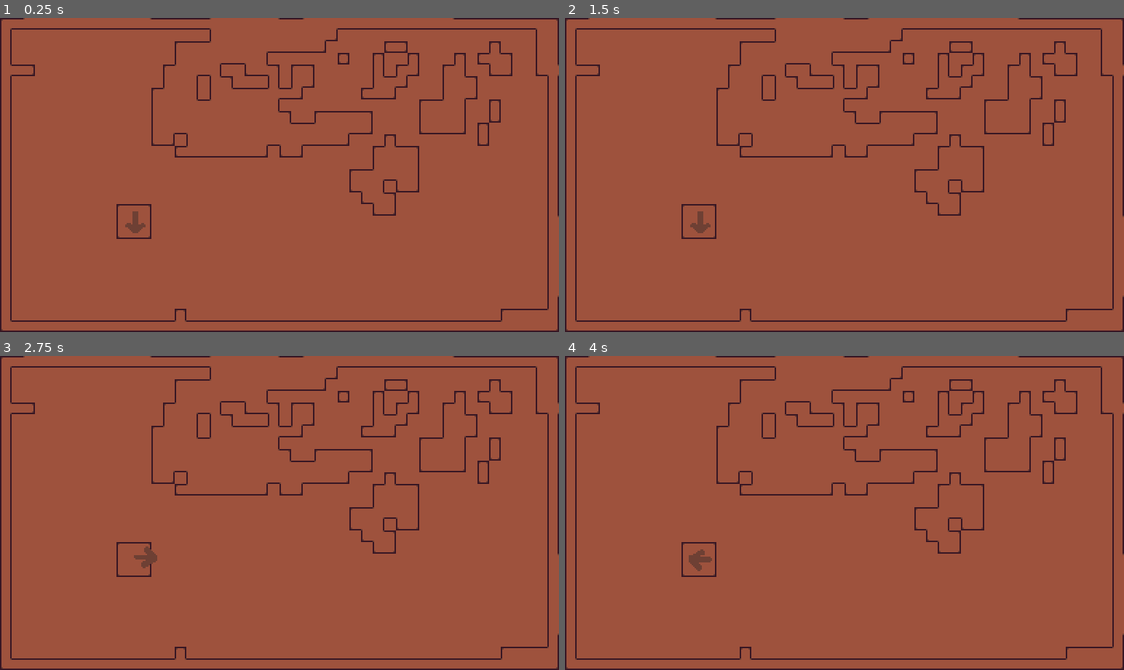
Above: before the commit, frames 1-4 (two rows, left to right).
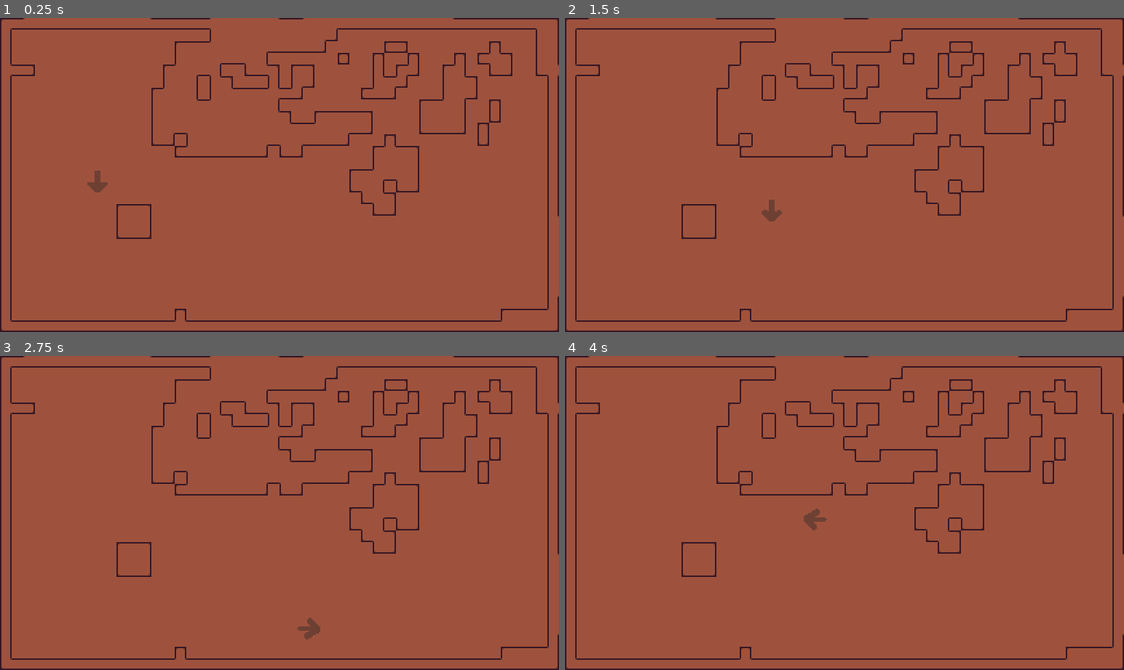
Above: after the commit, the same moments.

Repository: regular-space/milk_switch
Game: Godot game, scene res://scenes/example_level.tscn
The game is run twice, just before and just after one commit, with the same random seed, the same clock (stepped at 60 frames per second) and the same inputs.
Inputs:
- Up to frame 1 (0.25 s): no input
- Up to frame 2 (1.5 s): tap Enter at 0.5 s; hold D (move_right) 0.53-1.28 s; hold S (move_down) from 1.28 s (still down)
- Up to frame 3 (2.75 s): release S (move_down) at 2.03 s; hold D (move_right) from 2.03 s (still down)
- Up to frame 4 (4 s): release D (move_right) at 2.78 s; hold W (move_up) 2.78-3.53 s; hold A (move_left) from 3.53 s (still down)

The runs differ from the first frame. In frame 1, 0.2% of the frame differs, in the area x 15-27%, y 48-69%; in frame 2, 0.2%; in frame 3, 0.3%; in frame 4, 0.3%, in the area x 22-47%, y 48-69%.

Commit message:
edits
uhhhh

Diff:
--- a/scenes/example_level.tscn
+++ b/scenes/example_level.tscn
@@ -509,7 +509,7 @@
 layer_0/tile_data = PackedInt32Array(-131078, 65536, 1, -131077, 65536, 1, -196610, 65536, 1, -196609, 65536, 1, -26214 …(7483 unchanged characters)…
 
 [node name="Player" parent="." instance=ExtResource("1_ed71m")]
-position = Vector2(-97, 36)
+position = Vector2(-125, 8)
 
 [node name="Camera2D" type="Camera2D" parent="."]
 offset = Vector2(0, 4)
--- a/scenes/objects/player.tscn
+++ b/scenes/objects/player.tscn
@@ -61,9 +61,6 @@
 [node name="Player" type="CharacterBody2D"]
 script = ExtResource("1_v3p8v")
 
-[node name="Camera2D" type="Camera2D" parent="."]
-enabled = false
-
 [node name="AnimatedSprite2D" type="AnimatedSprite2D" parent="."]
 position = Vector2(0, 0.499999)
 scale = Vector2(1, 0.9375)
Binary file changed: textures/color_test.aseprite
